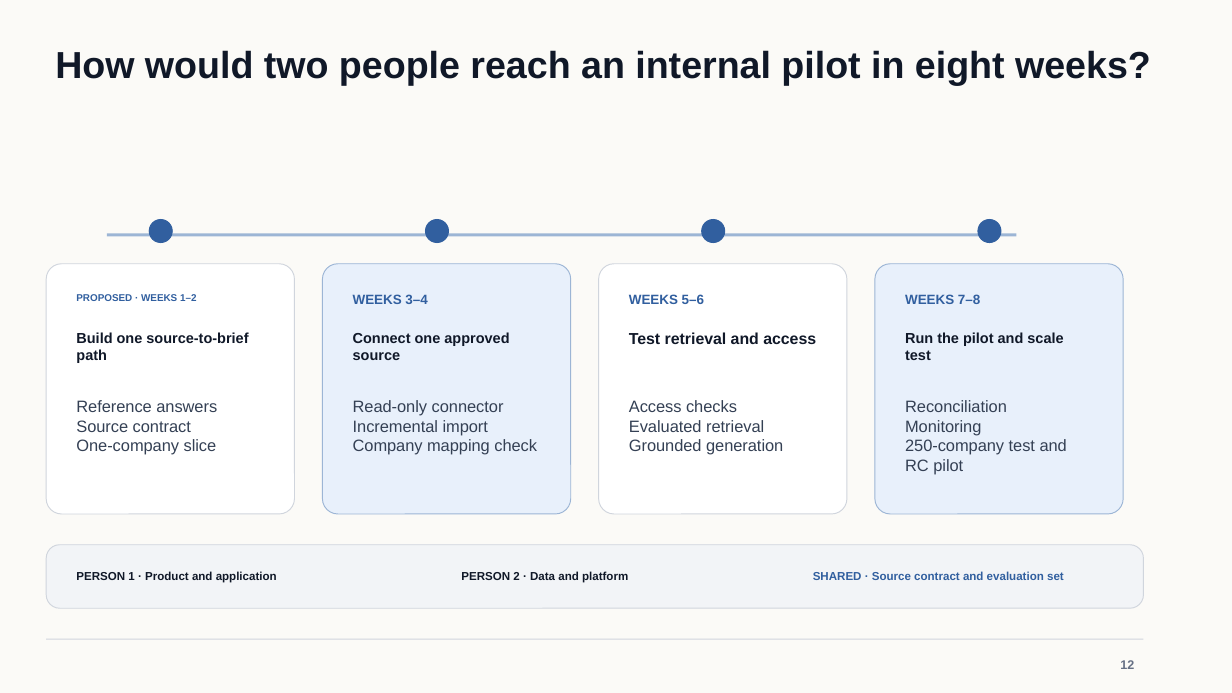
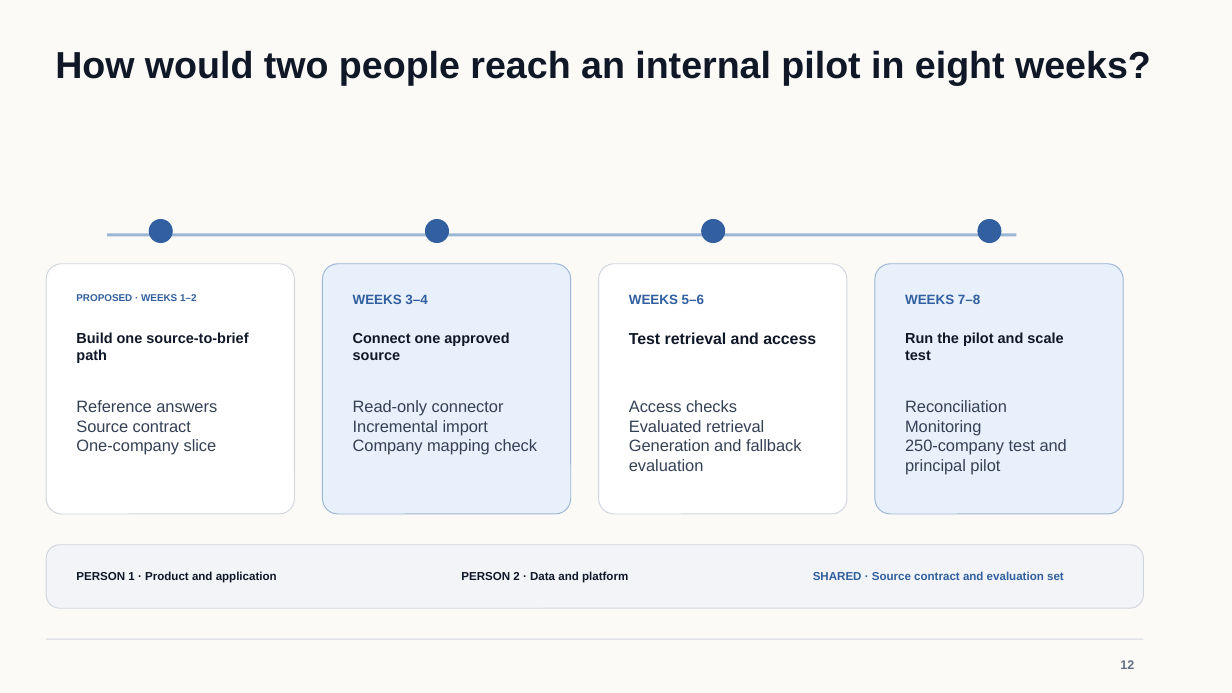
Before and after one commit to osuthorpe/LENS-POC, a slide deck: slide 12 of docs/AVIC-Portfolio-Intelligence-Brief.pptx. Drawn at 1232x693 pixels with LibreOffice and Linux fonts; fonts in the diff are those of the drawing. Boxes give left, top, right and bottom in pixels: in the first picture for what was removed or moved away, otherwise in the second. Text is boxed around its words. In the diff, an @@ line names an element or a change of style, - is before the commit and + after.

Commit message:
Add source-supported brief generation

```diff
--- a/docs/AVIC-Portfolio-Intelligence-Brief.pptx
+++ b/docs/AVIC-Portfolio-Intelligence-Brief.pptx
@@ text at [629, 439, 801, 471]: text changed @@
-Grounded generation
+Generation and fallback evaluation
@@ text at [905, 439, 1067, 475]: text changed @@
-250-company test and RC pilot
+250-company test and principal pilot
```
Also in this commit, not shown: 11 other slides changed, 18 other files.
